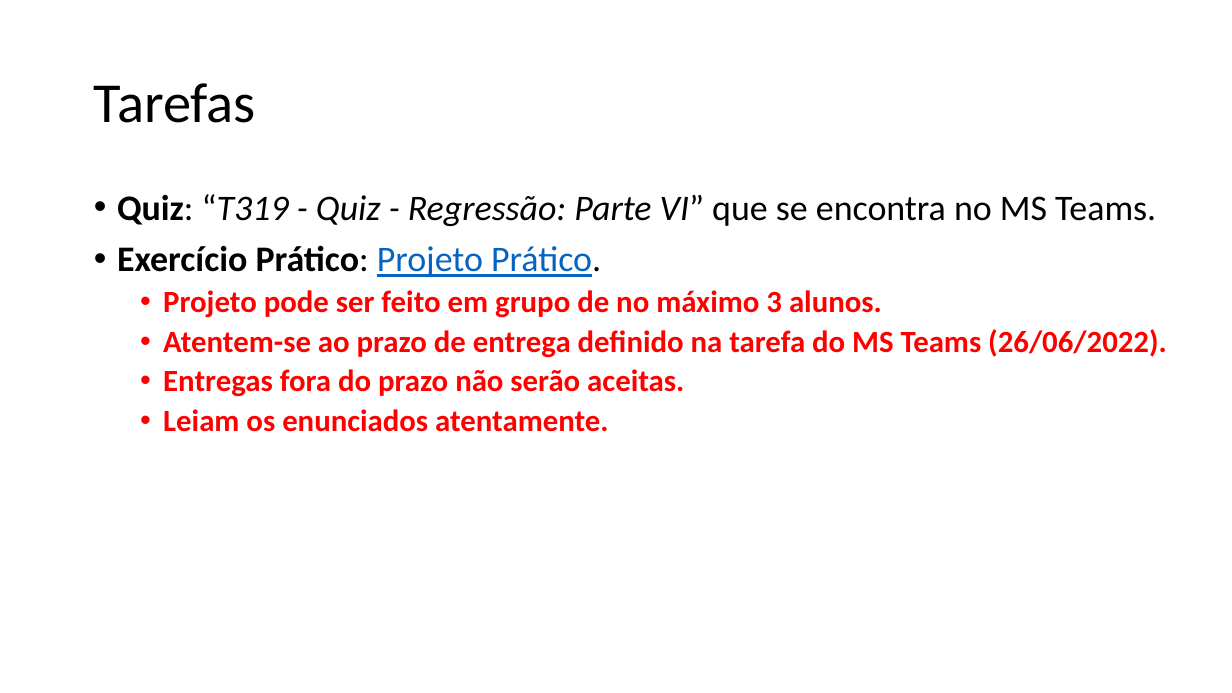
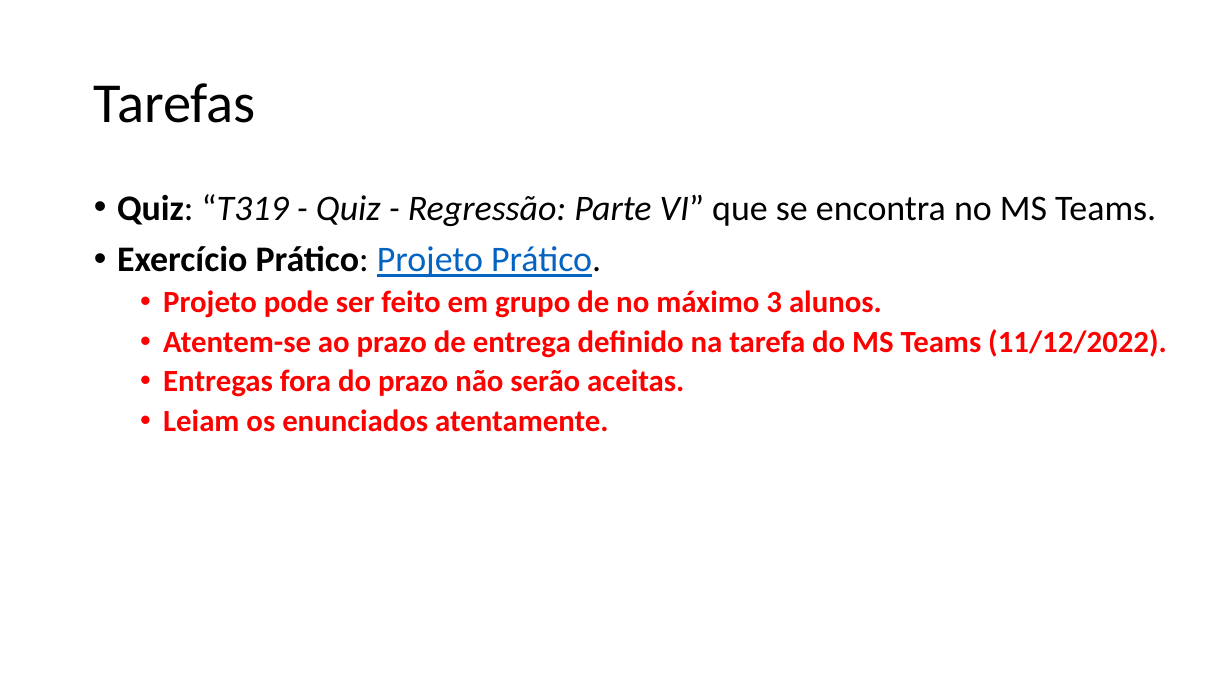
Before and after one commit to zz4fap/t319_aprendizado_de_maquina, a slide deck: slide 14 of slides/T319_Regressão_Linear (Parte VI).pptx. Drawn at 1232x693 pixels with LibreOffice and Linux fonts; fonts in the diff are those of the drawing. Boxes give left, top, right and bottom in pixels: in the first picture for what was removed or moved away, otherwise in the second. Text is boxed around its words. In the diff, an @@ line names an element or a change of style, - is before the commit and + after.

```diff
--- a/slides/T319_Regressão_Linear (Parte VI).pptx
+++ b/slides/T319_Regressão_Linear (Parte VI).pptx
@@ text at bbox=[163, 329, 1167, 358]: text changed @@
-  • Atentem-se ao prazo de entrega definido na tarefa do MS Teams (26/06/2022).
+  • Atentem-se ao prazo de entrega definido na tarefa do MS Teams (11/12/2022).
```
Also in this commit, not shown: 3 other files.
